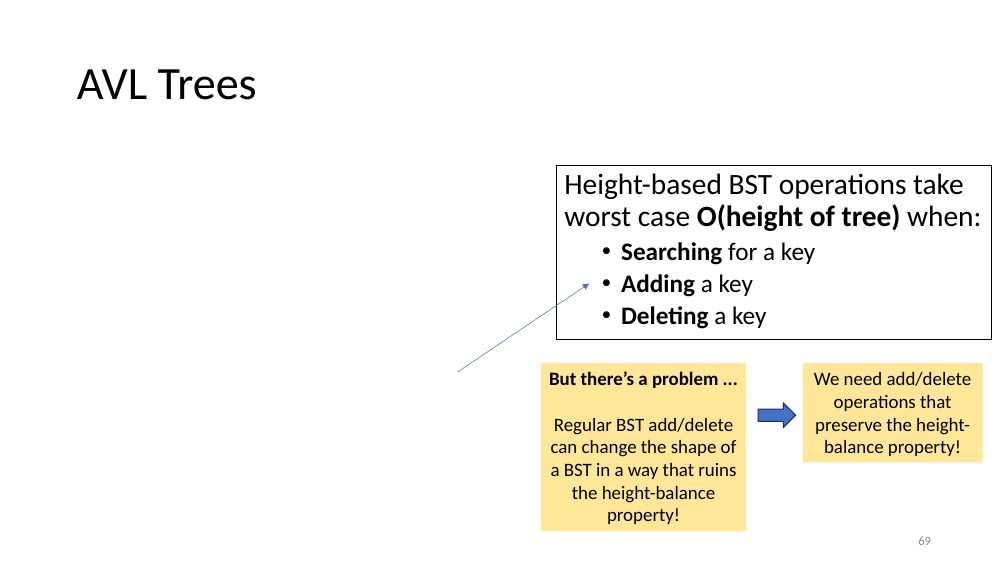
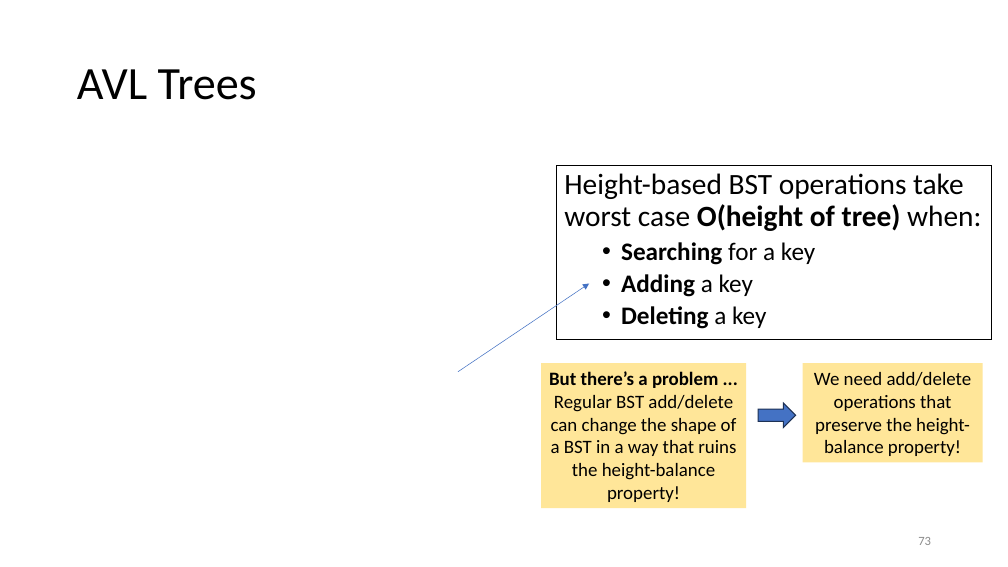
Before and after one commit to tjd1234/cmpt225fall2023, a slide deck: slide 73 of lecture_notes/week10/week10_BSTs.pptx (slide 69 before the commit). Drawn at 1008x567 pixels with LibreOffice and Linux fonts; fonts in the diff are those of the drawing; grey boxes stand for pictures. Boxes give left, top, right and bottom in pixels: in the first picture for what was removed or moved away, otherwise in the second. Text is boxed around its words. In the diff, an @@ line names an element or a change of style, - is before the commit and + after.

```diff
--- a/lecture_notes/week10/week10_BSTs.pptx
+++ b/lecture_notes/week10/week10_BSTs.pptx
@@ rectangle "But there’s a problem ... ...": place and size @@
-rectangle "But there’s a problem ... ..." at (541,363,746,531)
+rectangle "But there’s a problem ... ..." at (541,363,746,508)
@@ page number at (918,537,931,545): text changed @@
-69
+73
```
Also in this commit, not shown: 44 other slides changed, 4 slides added.
